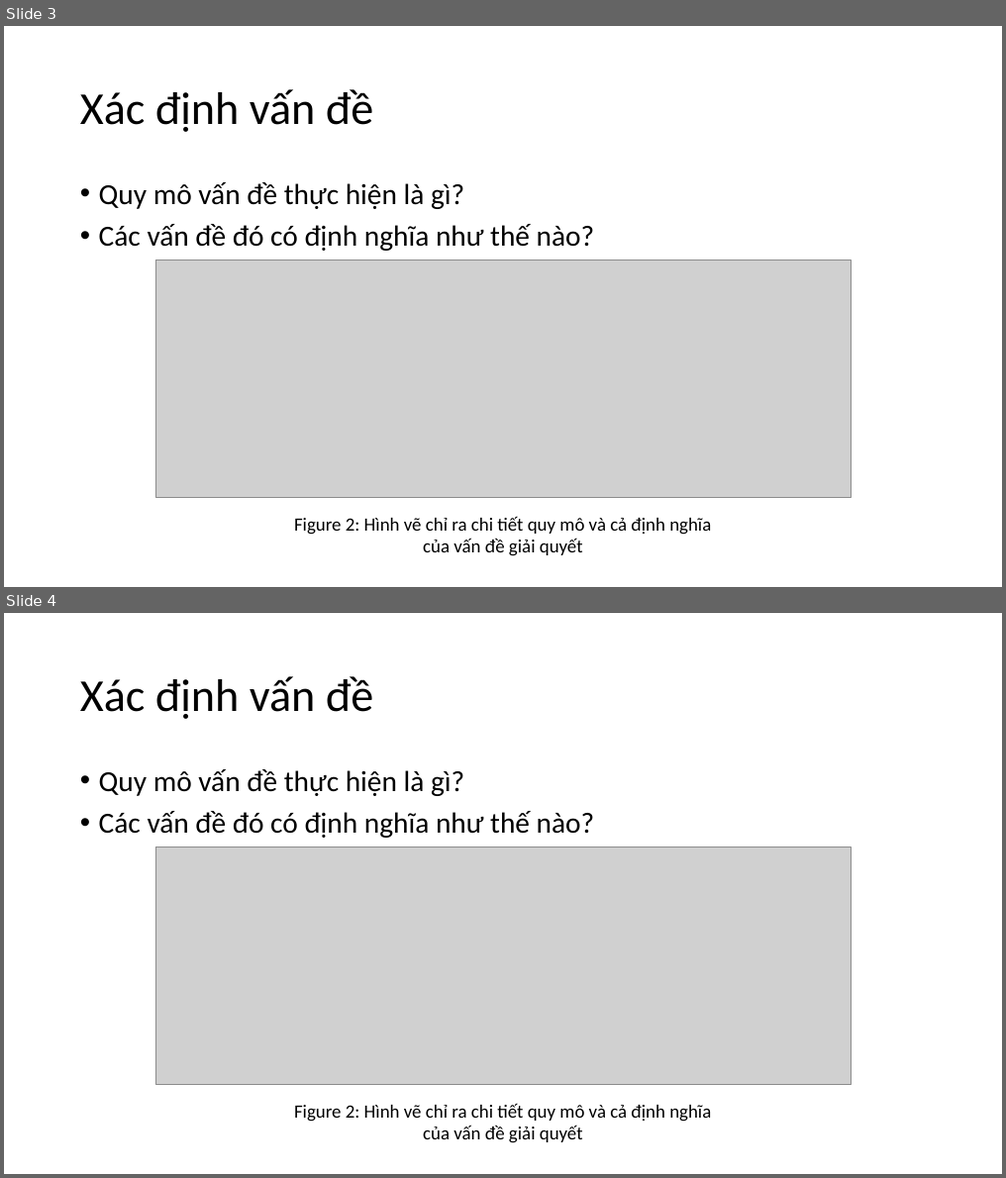
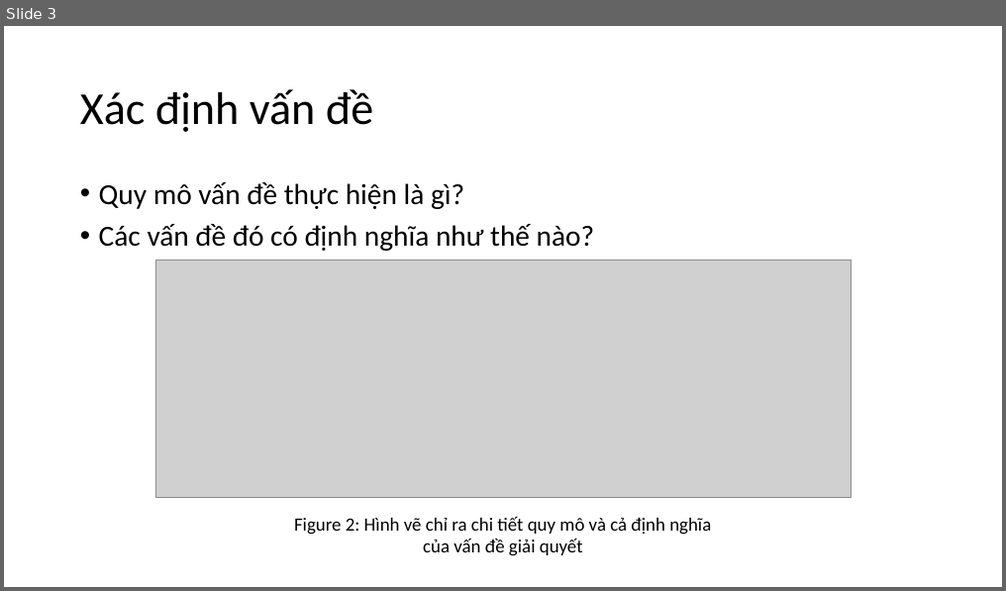
Before and after one commit to CallmeSen/CCNLTHD, a slide deck: Development_Process/Week_10/Process_Report.pptx. Shown one above the other, each under a label of ours: slides 3 and 4 before the commit, slide 3 after it. The pictures are 1006x1178 and 1006x591 pixels, drawn with LibreOffice and Linux fonts; fonts in the diff are those of the drawing; grey boxes stand for pictures. Boxes give left, top, right and bottom in pixels: in the first picture for what was removed or moved away, otherwise in the second. Text is boxed around its words. In the diff, an @@ line names an element or a change of style, - is before the commit and + after.

Commit message:
Week13/Development_Process/Process_Report

```diff
--- a/Development_Process/Week_10/Process_Report.pptx
+++ b/Development_Process/Week_10/Process_Report.pptx
@@ slide 4 removed at box(4, 613, 1002, 1174), background #FFFFFF @@
@@ title removed at box(80, 676, 373, 719) @@
-Xác định vấn đề
@@ text removed at box(99, 769, 595, 838) @@
-• Quy mô vấn đề thực hiện là gì?
-• Các vấn đề đó có định nghĩa như thế nào?
@@ picture removed at box(155, 848, 850, 1084) @@
@@ text removed at box(294, 1103, 711, 1144) @@
-Figure 2: Hình vẽ chỉ ra chi tiết quy mô và cả định nghĩa của vấn đề giải quyết
```
Also in this commit, not shown: 1 slide changed.
